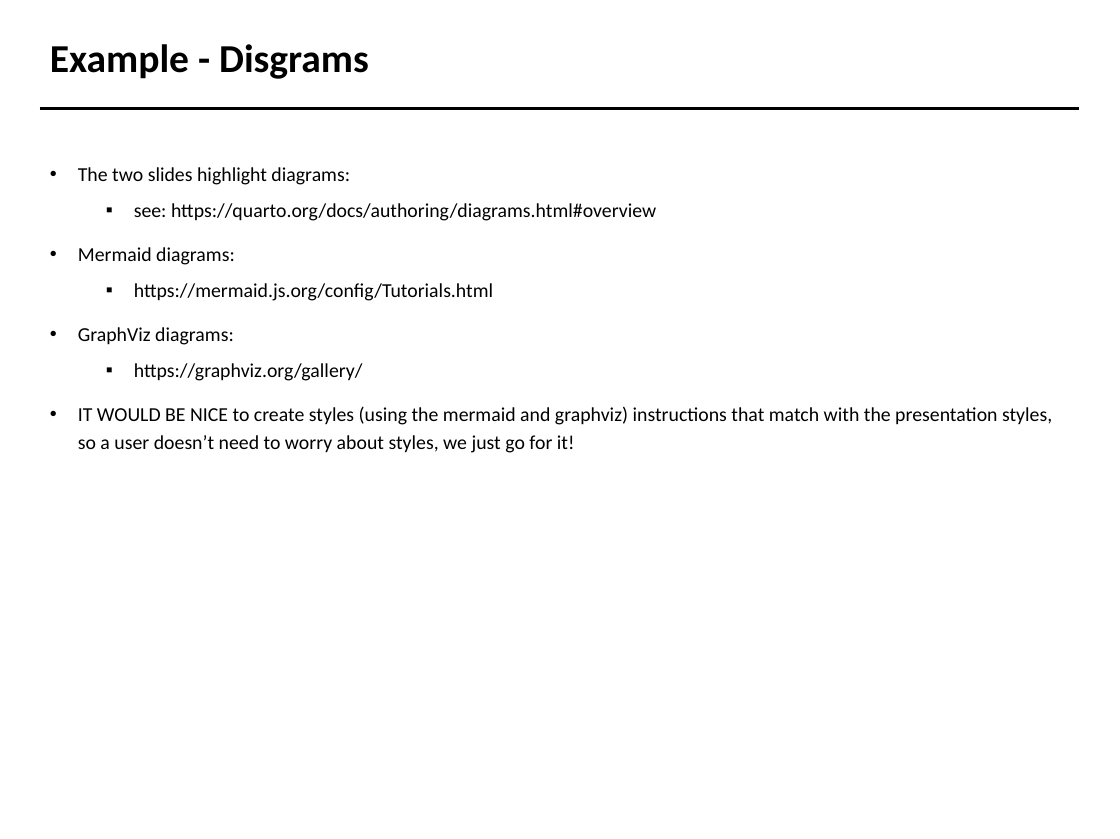
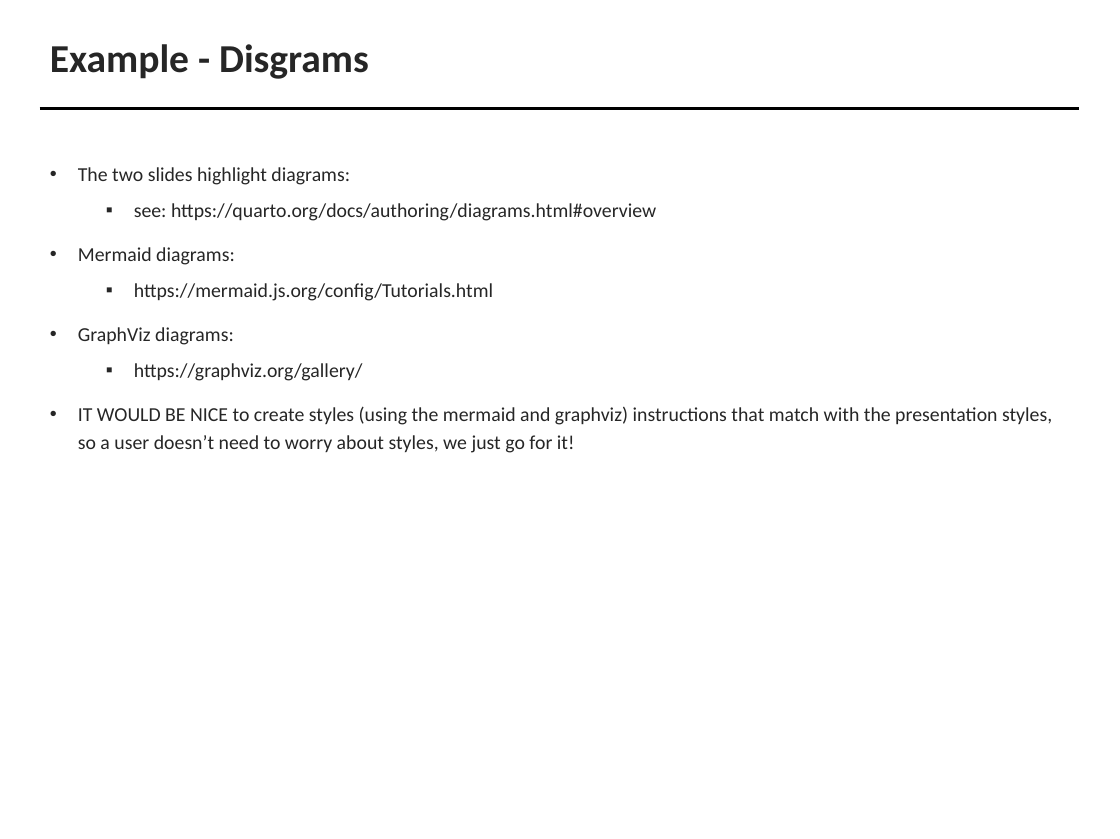
Before and after one commit to vcu-ssg/ssg-vcu-bofa-sandbox, a slide deck: slide 11 of study1.pptx (slide 9 before the commit). Drawn at 1120x839 pixels with LibreOffice and Linux fonts; fonts in the diff are those of the drawing; background and template pictures are left out. Boxes give left, top, right and bottom in pixels: in the first picture for what was removed or moved away, otherwise in the second. Text is boxed around its words. In the diff, an @@ line names an element or a change of style, - is before the commit and + after.

```diff
--- a/study1.pptx
+++ b/study1.pptx
@@ title "Example - Disgrams" at [50, 44, 369, 79]: text colour #000000 to #262626 @@
@@ text "The two slides highlight diagrams:" at [78, 167, 1052, 453]: text colour #000000 to #262626 @@
```
Also in this commit, not shown: 8 other slides changed, 4 slides added, 2 slides removed, 4 other files.
